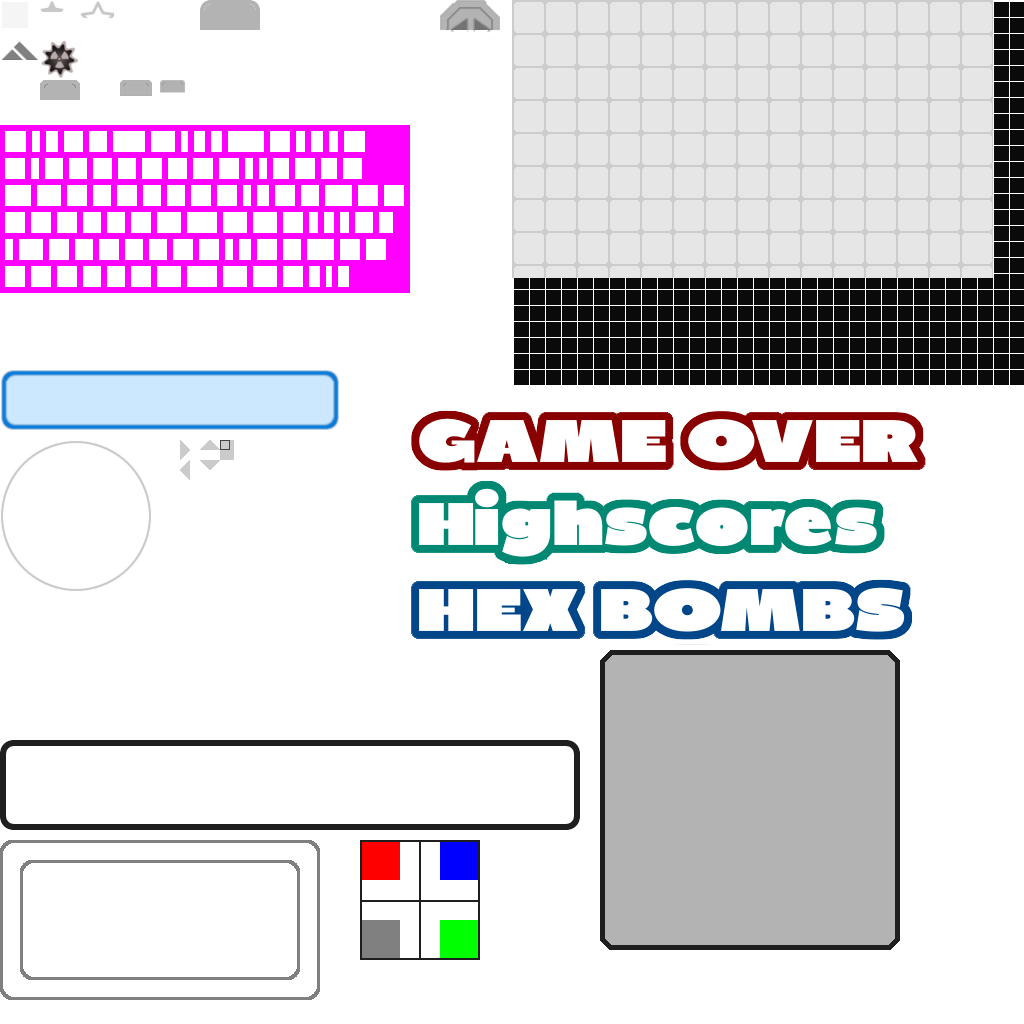
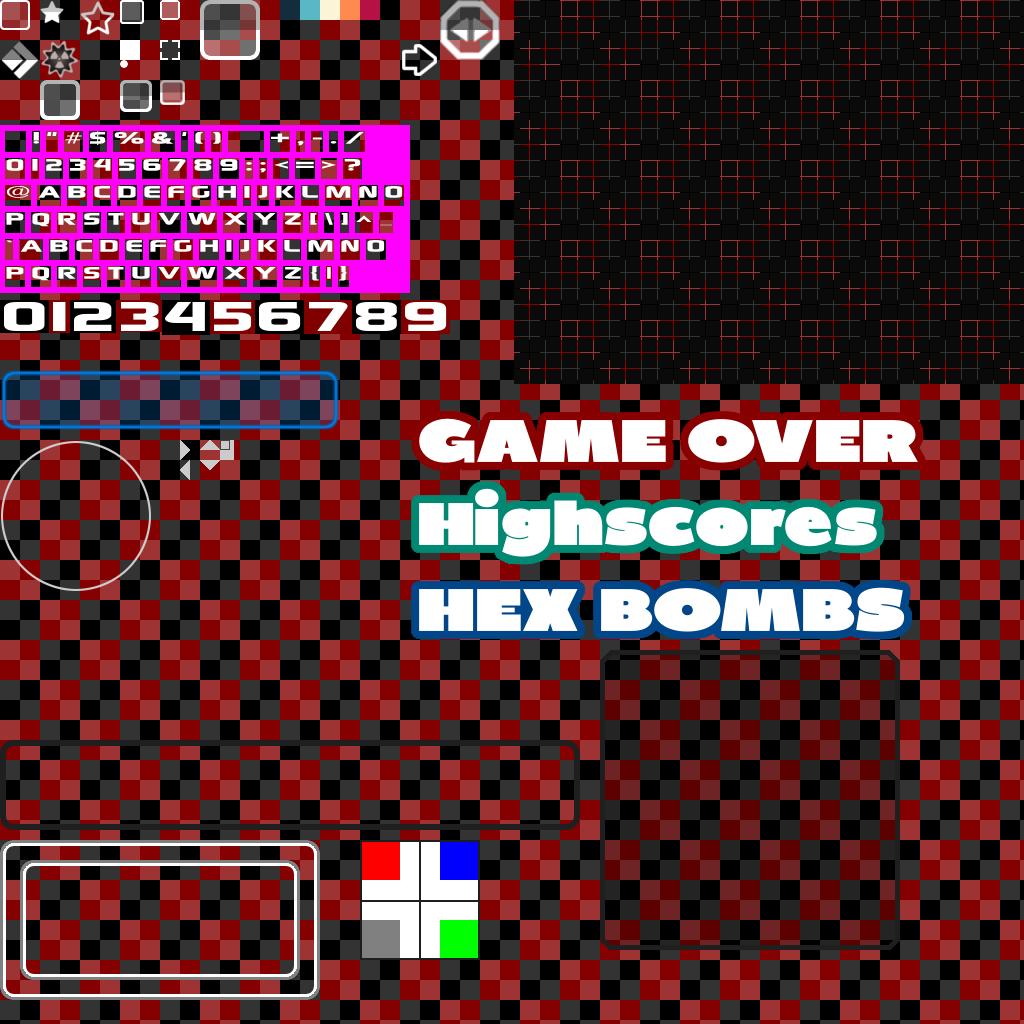
Two versions of the same layered image (1024×1024). Layer-by-layer changes:
hid "Ebene" over [512,0,993,278]
painted on "0123456789" over [4,302,486,335]
added layer "Ebene #3" above "Ebene #1" over [0,0,450,335]
painted on "Ebene #13" over [514,1,1024,385]
showed "Ebene #17" over [0,0,1024,1024]
